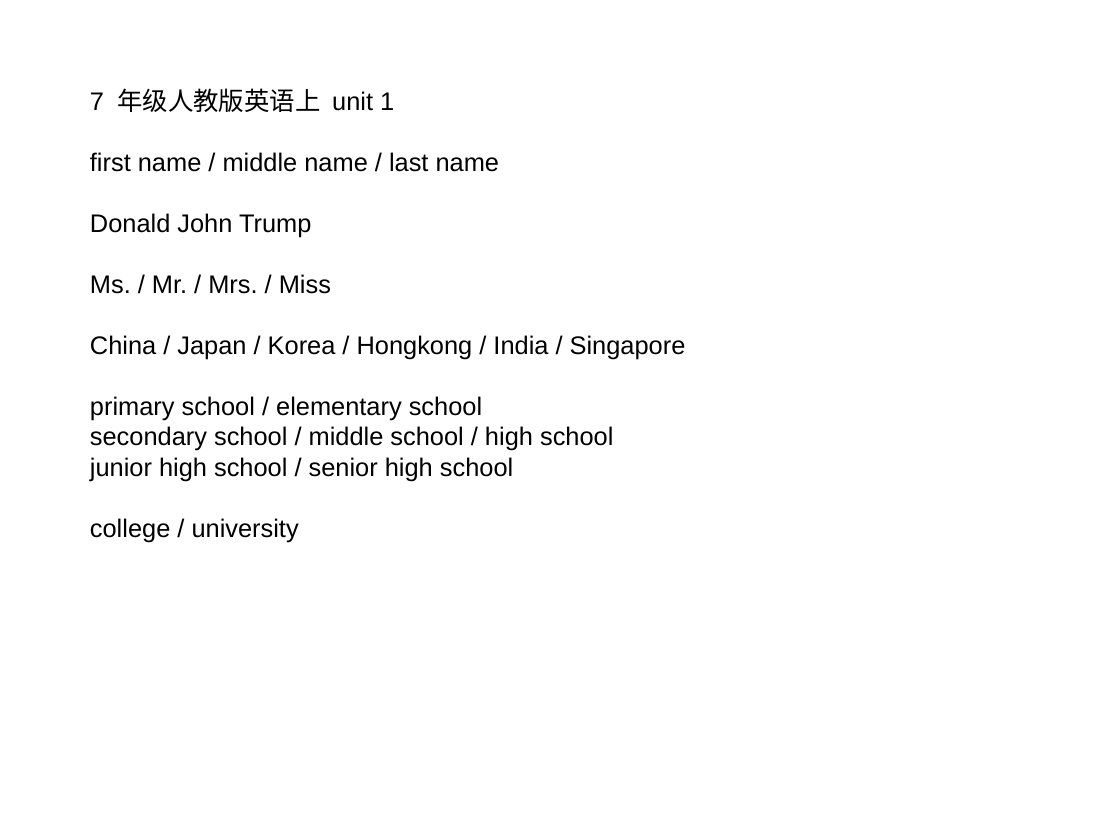
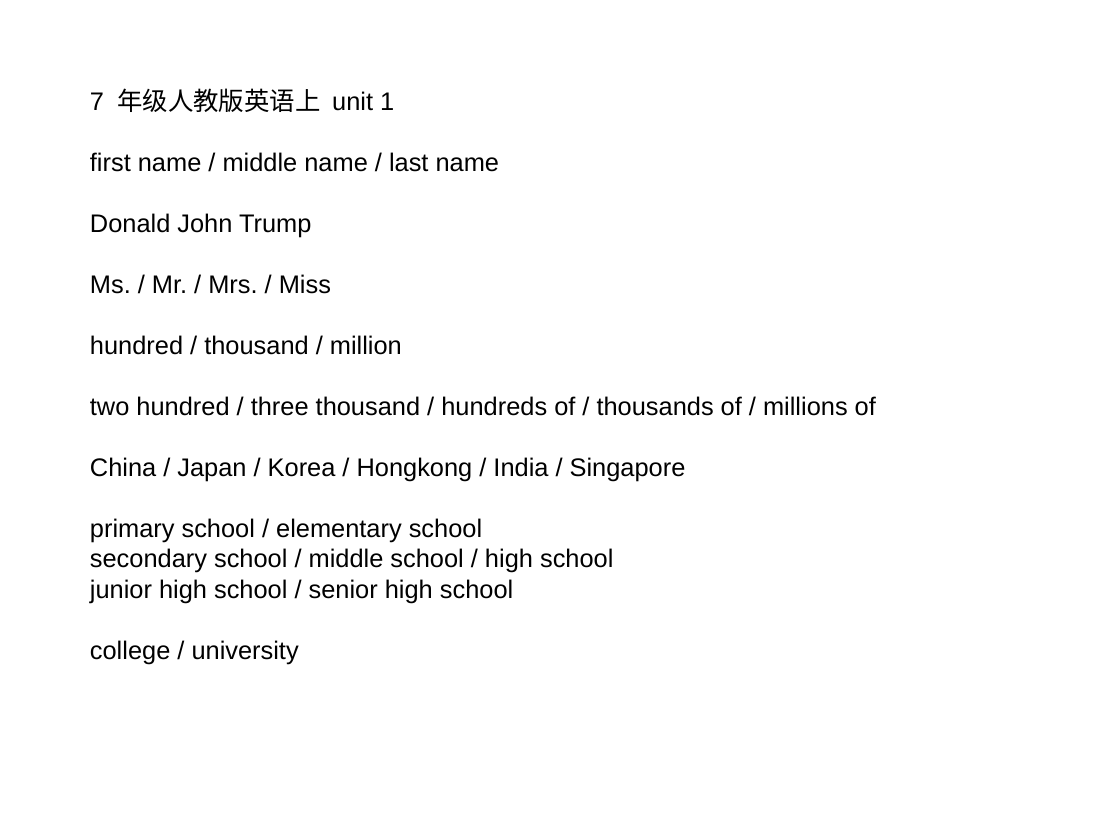
Before and after one commit to ericzhang/english-math, a slide deck: slide 1 of junjun/2025-10-18/2025-10-18-words.odp. Drawn at 1120x840 pixels with LibreOffice and Linux fonts; fonts in the diff are those of the drawing. Boxes give left, top, right and bottom in pixels: in the first picture for what was removed or moved away, otherwise in the second. Text is boxed around its words. In the diff, an @@ line names an element or a change of style, - is before the commit and + after.

```diff
--- a/junjun/2025-10-18/2025-10-18-words.odp
+++ b/junjun/2025-10-18/2025-10-18-words.odp
@@ text at bbox=[90, 335, 876, 416]: paragraphs added @@
+hundred / thousand / million
+two hundred / three thousand / hundreds of / thousands of / millions of
```
Also in this commit, not shown: 12 other files.
